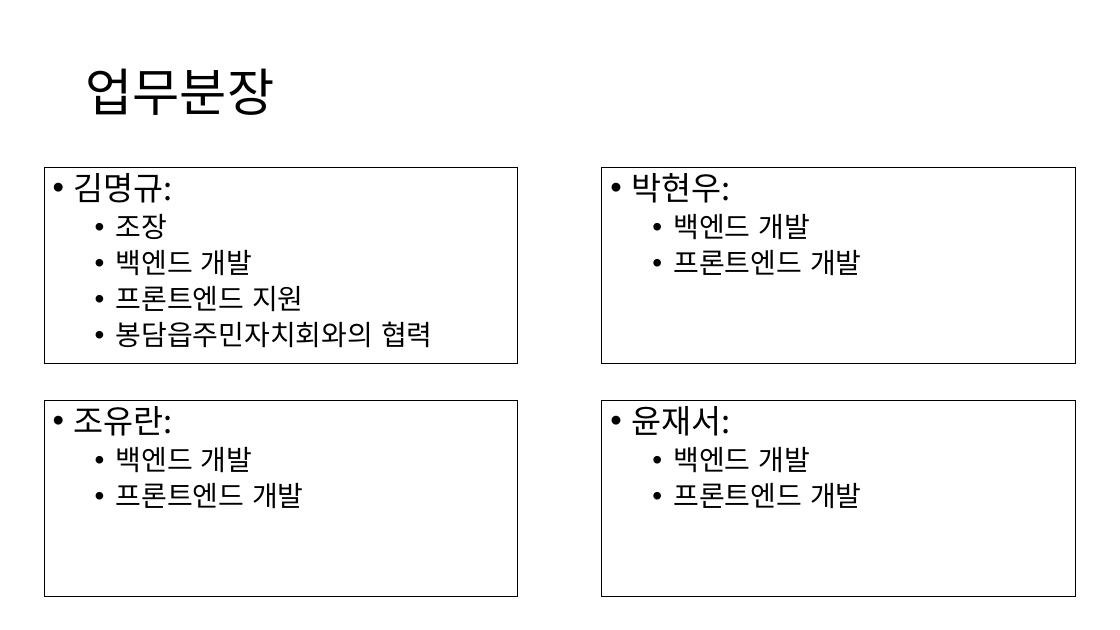
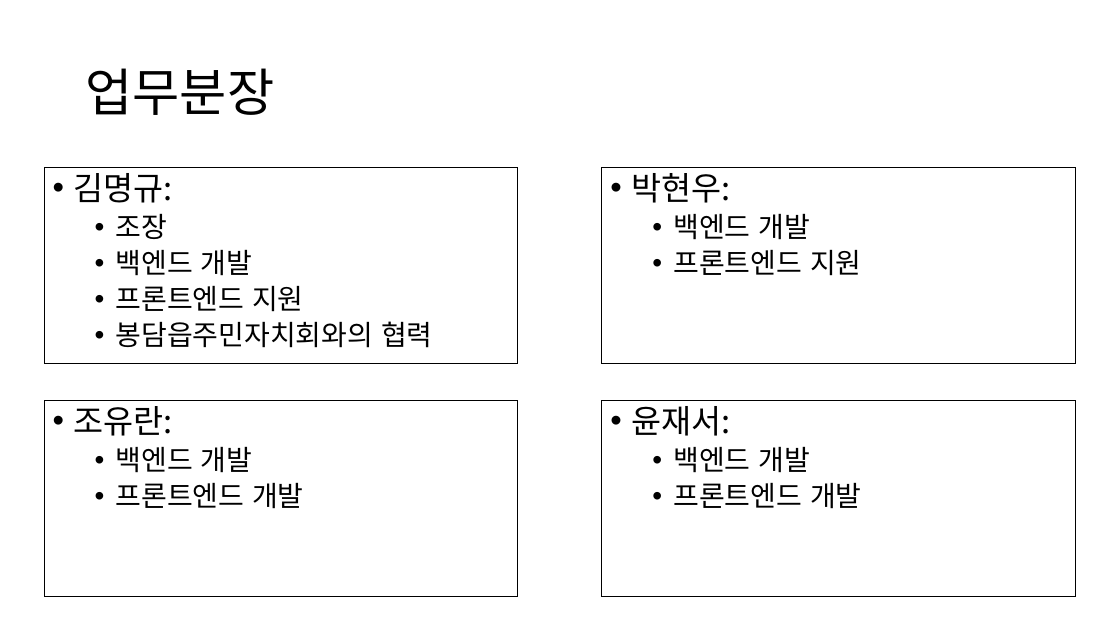
Before and after one commit to bongdam-safety/documents, a slide deck: slide 2 of 업무분장 및 주차별 일정.pptx. Drawn at 1120x630 pixels with LibreOffice and Linux fonts; fonts in the diff are those of the drawing. Boxes give left, top, right and bottom in pixels: in the first picture for what was removed or moved away, otherwise in the second. Text is boxed around its words. In the diff, an @@ line names an element or a change of style, - is before the commit and + after.

```diff
--- a/업무분장 및 주차별 일정.pptx
+++ b/업무분장 및 주차별 일정.pptx
@@ text in rectangle at (673, 249, 862, 276): text changed @@
-  • 프론트엔드 개발
+  • 프론트엔드 지원
```
